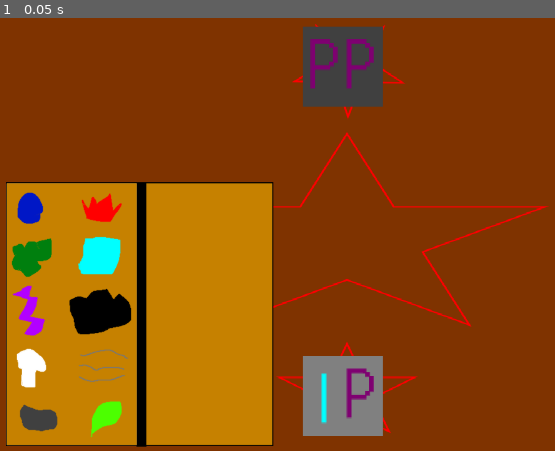
Above: before the commit, frame 1.
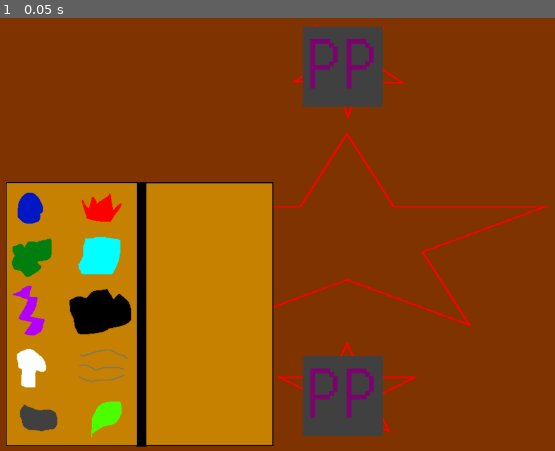
Above: after the commit, the same moment.

Repository: DigiDuncan/DPNJam1
Game: Godot game, scene res://main.tscn
Two runs of this game, one before a commit and one after it. Both use one fixed random seed, a clock stepped at 60 frames per second and the inputs below.
Inputs:
- Up to frame 1 (0.05 s): no input

The runs differ from the first frame. In frame 1, 2.5% of the frame differs, in the area x 54-70%, y 78-97%.

Commit message:
actually get the type selector working

Diff:
--- a/Monster.gd
+++ b/Monster.gd
@@ -1,18 +1,29 @@
+@tool
 extends Sprite2D
 
 enum MonsterType {POISON, FIRE, WATER, ICE, LIGHTNING, DARK, LIGHT, WIND, ROCK, NATURE}
 
-@export var primary_type: MonsterType
-@export var secondary_type: MonsterType
+@export var primary_type: MonsterType:
+	set(value):
+		primary_type = value
+		self.change_sprite()
+@export var secondary_type: MonsterType:
+	set(value):
+		secondary_type = value
+		self.change_sprite()
 
 func change_sprite():
-	frame = (primary_type * 10) + secondary_type
+	if not is_inside_tree():
+		return
+	self.frame = (primary_type * 10) + secondary_type
 
 # Called when the node enters the scene tree for the first time.
 func _ready():
+	primary_type = primary_type
+	secondary_type = secondary_type
 	self.change_sprite()
 
 
 # Called every frame. 'delta' is the elapsed time since the previous frame.
 func _process(delta):
-	self.change_sprite()
+	pass
--- a/main.tscn
+++ b/main.tscn
@@ -130,4 +130,3 @@
 hframes = 10
 vframes = 10
 script = ExtResource("14_x2cdo")
-primary_type = 3
